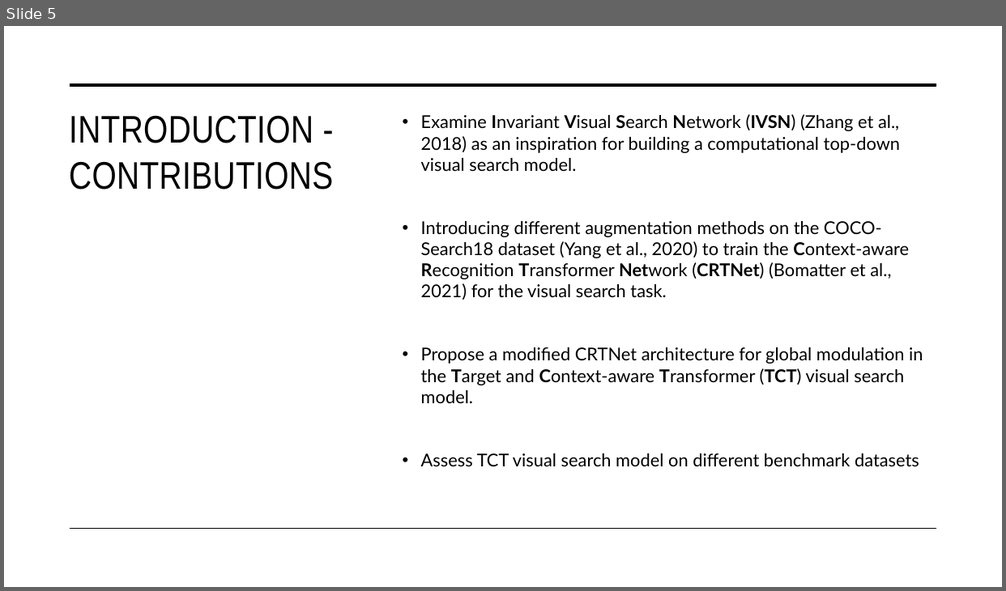
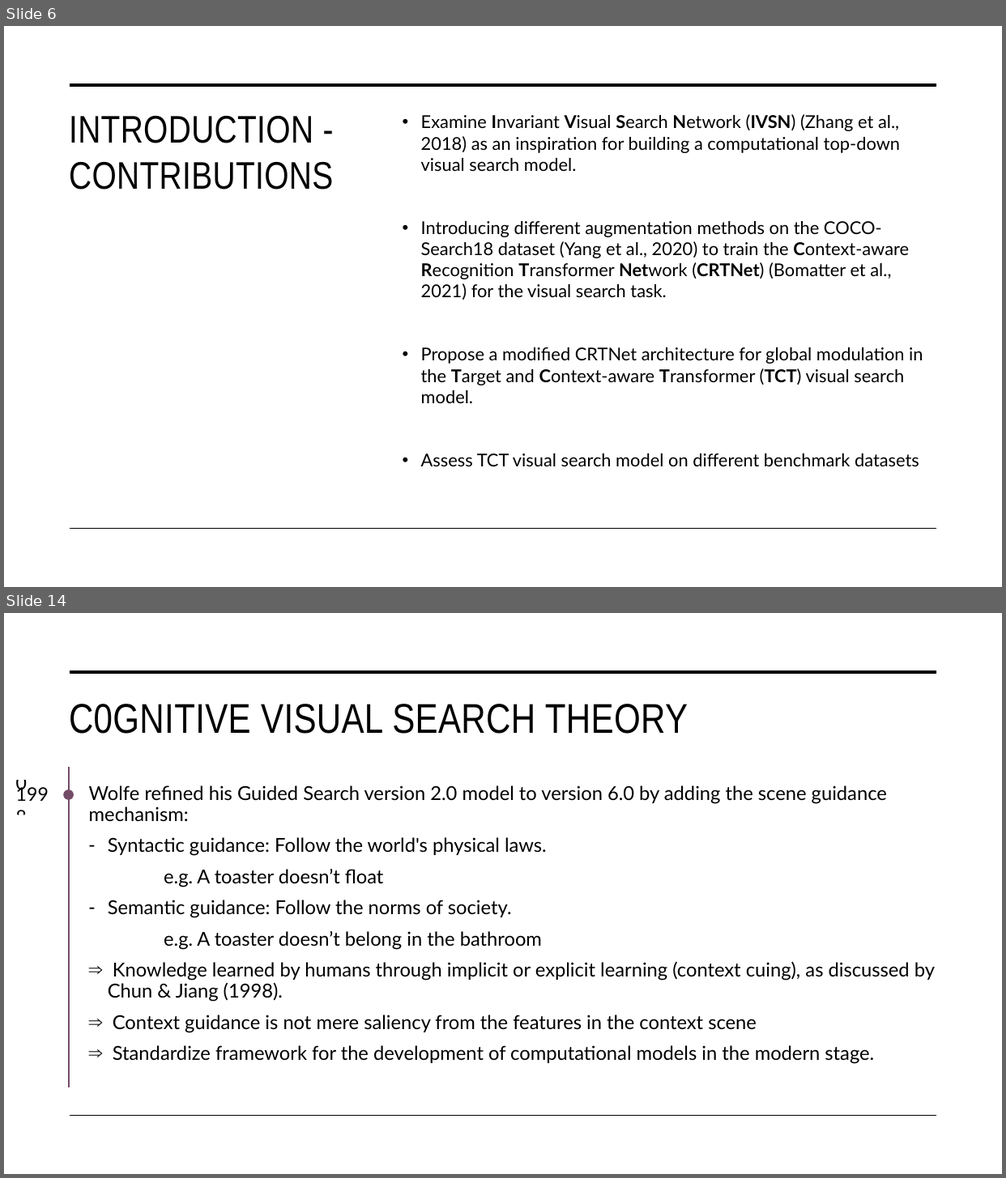
Before and after one commit to tuanisworkingonsomeprojects/TCT-visual-search, a slide deck: Presentation/FYP_NguyenTuan_Presentation.pptx. Shown one above the other, each under a label of ours: slide 5 before the commit, slides 6 and 14 after it; the slides between them are not shown. The pictures are 1006x591 and 1006x1178 pixels, drawn with LibreOffice and Linux fonts; fonts in the diff are those of the drawing. Boxes give left, top, right and bottom in pixels: in the first picture for what was removed or moved away, otherwise in the second. Text is boxed around its words. In the diff, an @@ line names an element or a change of style, - is before the commit and + after.

```diff
--- a/Presentation/FYP_NguyenTuan_Presentation.pptx
+++ b/Presentation/FYP_NguyenTuan_Presentation.pptx
@@ slide 14 added at [4, 613, 1002, 1174], background #FFFFFF @@
@@ rectangle added at [13, 613, 63, 780], fill #FFFFFF @@
@@ line added from (70, 672) to (937, 672), #000000 3.5 pt @@
@@ title added at [69, 704, 688, 734], 40 pt, text #000000 @@
+C0GNITIVE VISUAL SEARCH THEORY
@@ text added at [9, 746, 63, 776], 18 pt, text #000000 @@
+1980
@@ line added from (68, 766) to (68, 1088), #734B67 1.5 pt @@
@@ ellipse added at [63, 790, 74, 800], fill #734B67 @@
@@ text added at [89, 786, 935, 1064], 18.5 pt, text #000000 @@
+Wolfe refined his Guided Search version 2.0 model to version 6.0 by adding the scene guidance mechanism:
+– Syntactic guidance: Follow the world's physical laws.
+e.g. A toaster doesn’t float
+– Semantic guidance: Follow the norms of society.
+e.g. A toaster doesn’t belong in the bathroom
+⇒ Knowledge learned by humans through implicit or explicit learning (context cuing), as discussed by Chun & Jiang (1998).
+⇒ Context guidance is not mere saliency from the features in the context scene
+⇒ Standardize framework for the development of computational models in the modern stage.
@@ rectangle added at [13, 815, 63, 1095], fill #FFFFFF @@
@@ text added at [224, 983, 283, 1001], 18 pt, text #000000 @@
+1980
+1980
+1984
+1994
+1998
+2018
+2021
@@ line added from (70, 1116) to (937, 1116), #000000 1 pt @@
@@ what was slide 5 is now slide 6 @@
```
Also in this commit, not shown: 1 slide changed, 32 other slides added, 1 slide removed, 4 other files.
